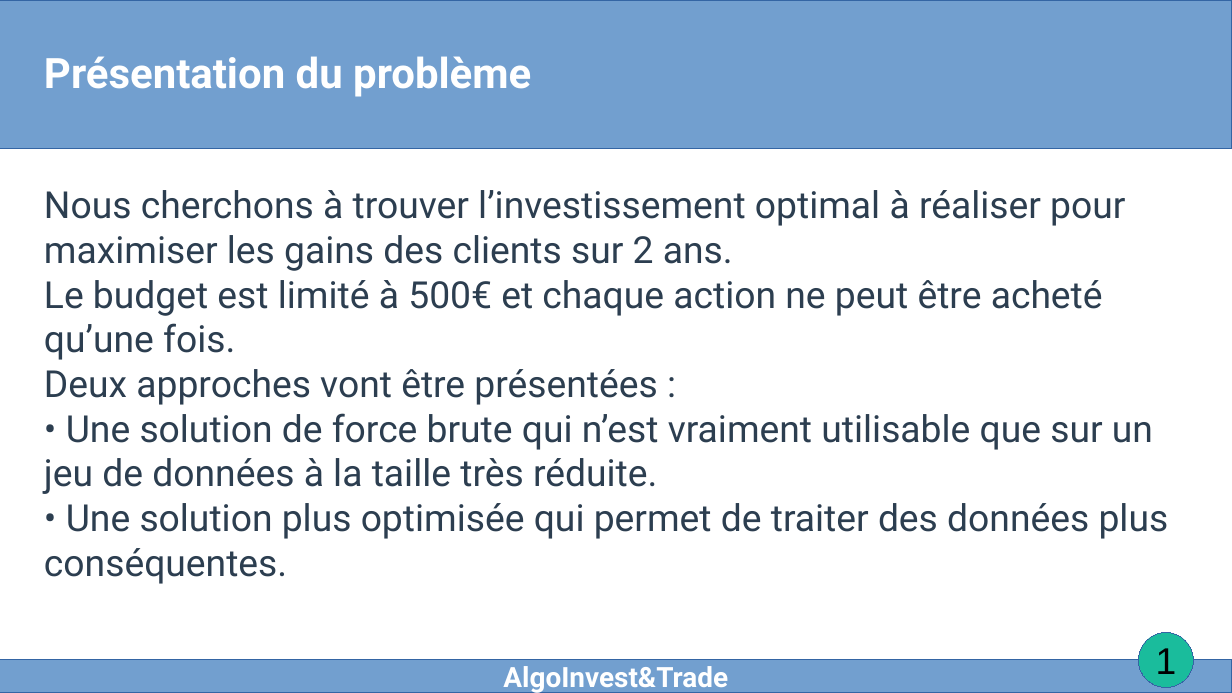
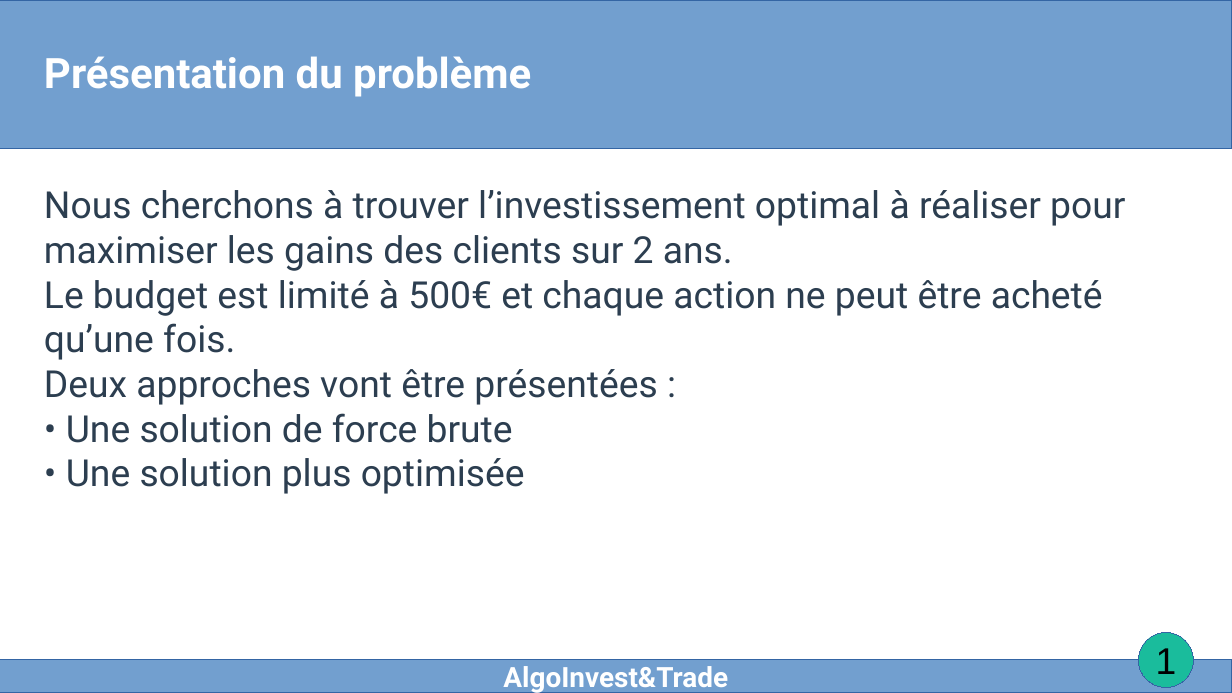
Before and after one commit to AdrienB-OC/Project-7-Problem-Solving-with-Algorithms, a slide deck: slide 1 of P7.odp. Drawn at 1232x693 pixels with LibreOffice and Linux fonts; fonts in the diff are those of the drawing. Boxes give left, top, right and bottom in pixels: in the first picture for what was removed or moved away, otherwise in the second. Text is boxed around its words. In the diff, an @@ line names an element or a change of style, - is before the commit and + after.

```diff
--- a/P7.odp
+++ b/P7.odp
@@ subtitle at box(66, 413, 525, 494): text changed @@
-• Une solution de force brute qui n’est vraiment utilisable que sur un jeu de données à la taille très réduite.
-• Une solution plus optimisée qui permet de traiter des données plus conséquentes.
+• Une solution de force brute
+• Une solution plus optimisée
```
Also in this commit, not shown: 6 other slides changed, 1 slide added.
